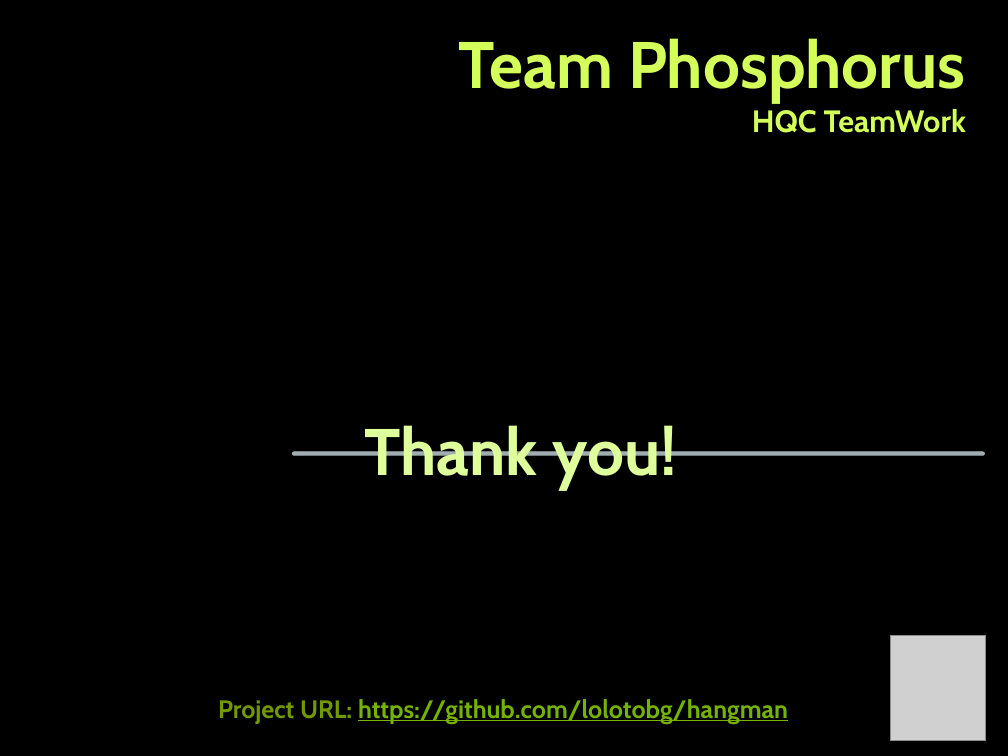
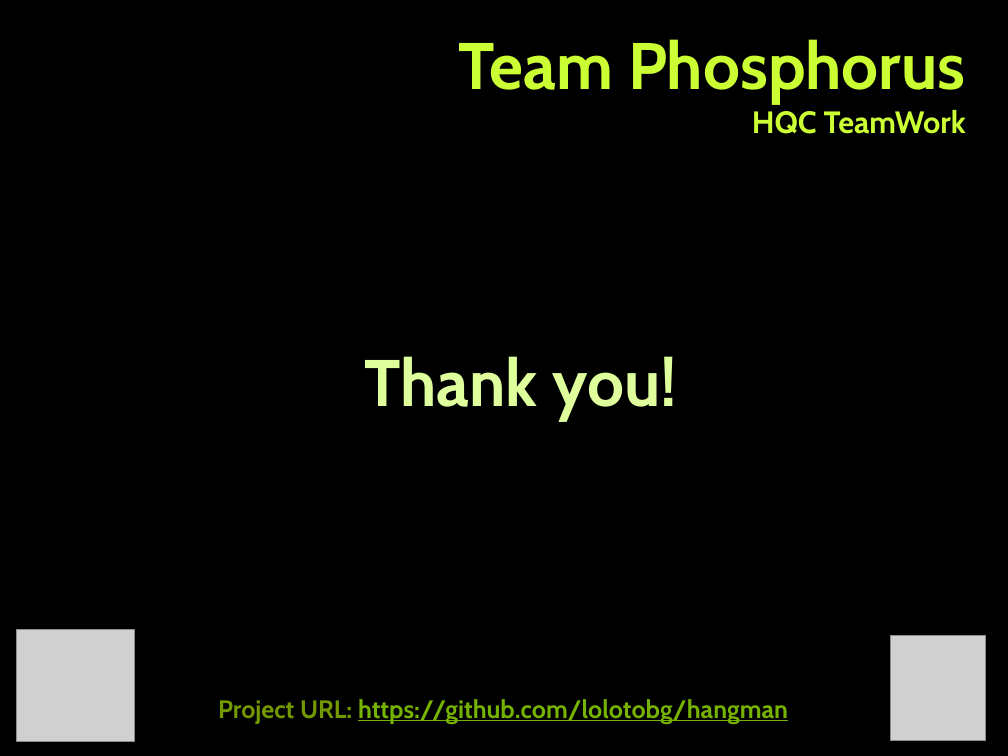
Before and after one commit to lolotobg/hangman, a slide deck: slide 7 of Docs/Phosphorus-Hangman.pptx. Drawn at 1008x756 pixels with LibreOffice and Linux fonts; fonts in the diff are those of the drawing; grey boxes stand for pictures; background and template pictures are left out. Boxes give left, top, right and bottom in pixels: in the first picture for what was removed or moved away, otherwise in the second. Text is boxed around its words. In the diff, an @@ line names an element or a change of style, - is before the commit and + after.

```diff
--- a/Docs/Phosphorus-Hangman.pptx
+++ b/Docs/Phosphorus-Hangman.pptx
@@ text "Team Phosphorus HQC TeamWork" at [458, 39, 966, 134]: text colour #D4FF5B to #CCFF33; vertical alignment bottom to middle @@
@@ text "Thank you!": place and size @@
-text "Thank you!" at [364, 425, 677, 490]
+text "Thank you!" at [364, 356, 677, 421]
@@ line removed from (294, 454) to (983, 454) @@
@@ line removed from (294, 454) to (983, 454) @@
@@ picture added at [17, 630, 135, 741] @@
```
Also in this commit, not shown: 6 other slides changed, 4 other files.
